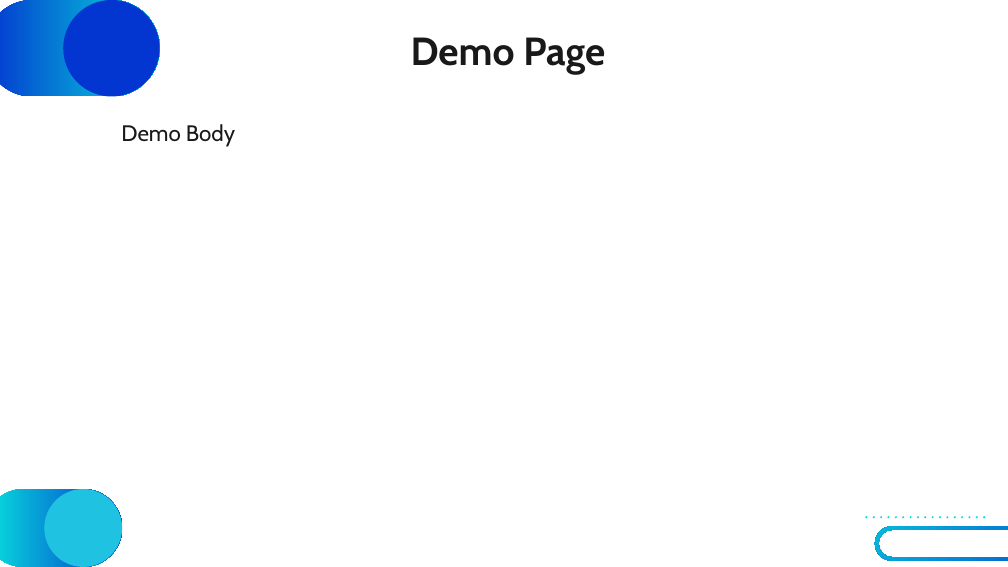
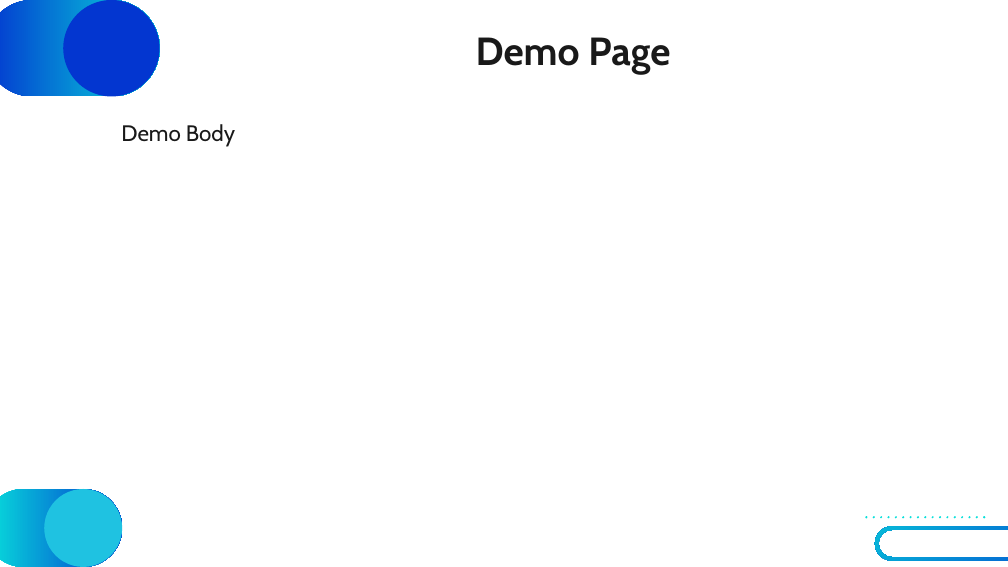
Before and after one commit to ctoriola/synoptic-webapp, a slide deck: slide 2 of template1.pptx. Drawn at 1008x567 pixels with LibreOffice and Linux fonts; fonts in the diff are those of the drawing. Boxes give left, top, right and bottom in pixels: in the first picture for what was removed or moved away, otherwise in the second. Text is boxed around its words. In the diff, an @@ line names an element or a change of style, - is before the commit and + after.

```diff
--- a/template1.pptx
+++ b/template1.pptx
@@ title "Demo Page": place and size @@
-title "Demo Page" at [411, 37, 605, 75]
+title "Demo Page" at [476, 37, 670, 75]
```
Also in this commit, not shown: 4 other files.
